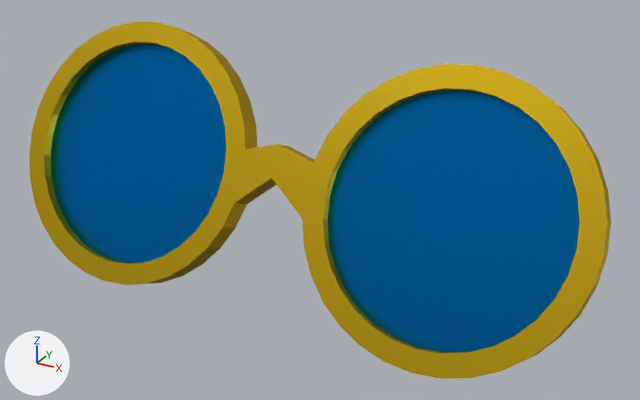
Two versions of the Blender file Assets/Dinos Modelos/Modelos/gafas.blend, one commit apart.
Before and after are seen from a camera (50 mm lens) standing at (0.00477, -0.01828, 0.00511) and looking at (0.00068, -0.01083, 0.00138). Lighting does not change. The marker at lower left points along +X, +Y and +Z. The older version comes first.
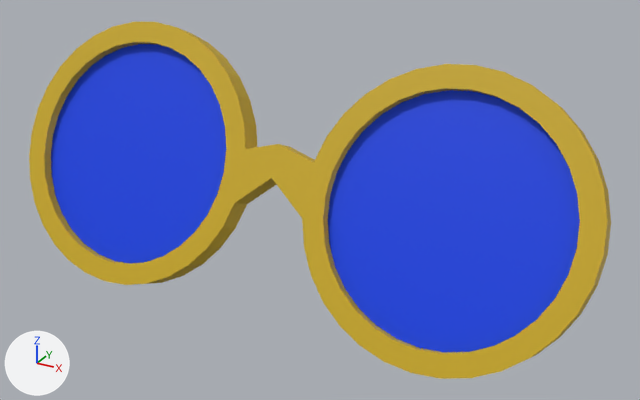
What differs and where, as boxes (x1, y1, x2, y2) in the pictures (640 x 400 px):
'Cylinder.001', recoloured: (29, 22, 611, 379) in both

The change, as a diff of the scene's bpy script:
```diff
--- a/Assets/Dinos Modelos/Modelos/gafas.blend.py
+++ b/Assets/Dinos Modelos/Modelos/gafas.blend.py
@@ mat_material_001 @@
 n0 = _N.new('ShaderNodeOutputMaterial'); n0.name = 'Material Output'
-n1 = _N.new('ShaderNodeBsdfMetallic'); n1.name = 'Metallic BSDF'
-n1.inputs[0].default_value = (0.615, 0.414, 0.0151, 1.0)  # 'Base Color', yellow #ceac21
-_L.new(n1.outputs[0], n0.inputs[0])  # 'BSDF' to 'Surface'
+n2 = _N.new('ShaderNodeBsdfPrincipled'); n2.name = 'Principled BSDF'
+n2.inputs[0].default_value = (0.615, 0.414, 0.0151, 1.0)  # 'Base Color', yellow #ceac21
+_L.new(n2.outputs[0], n0.inputs[0])  # 'BSDF' to 'Surface'
@@ mat_material_002 @@
 n0 = _N.new('ShaderNodeOutputMaterial'); n0.name = 'Material Output'
-n1 = _N.new('ShaderNodeBsdfGlass'); n1.name = 'Glass BSDF'
-n1.inputs[0].default_value = (0.0306, 0.589, 1.0, 1.0)  # 'Color', cyan #31caff
-n1.inputs[1].default_value = 0.5  # 'Roughness'
-_L.new(n1.outputs[0], n0.inputs[0])  # 'BSDF' to 'Surface'
+n2 = _N.new('ShaderNodeBsdfPrincipled'); n2.name = 'Principled BSDF'
+n2.inputs[0].default_value = (0.0, 0.0514, 0.801, 1.0)  # 'Base Color', blue #0040e7
+_L.new(n2.outputs[0], n0.inputs[0])  # 'BSDF' to 'Surface'
```
